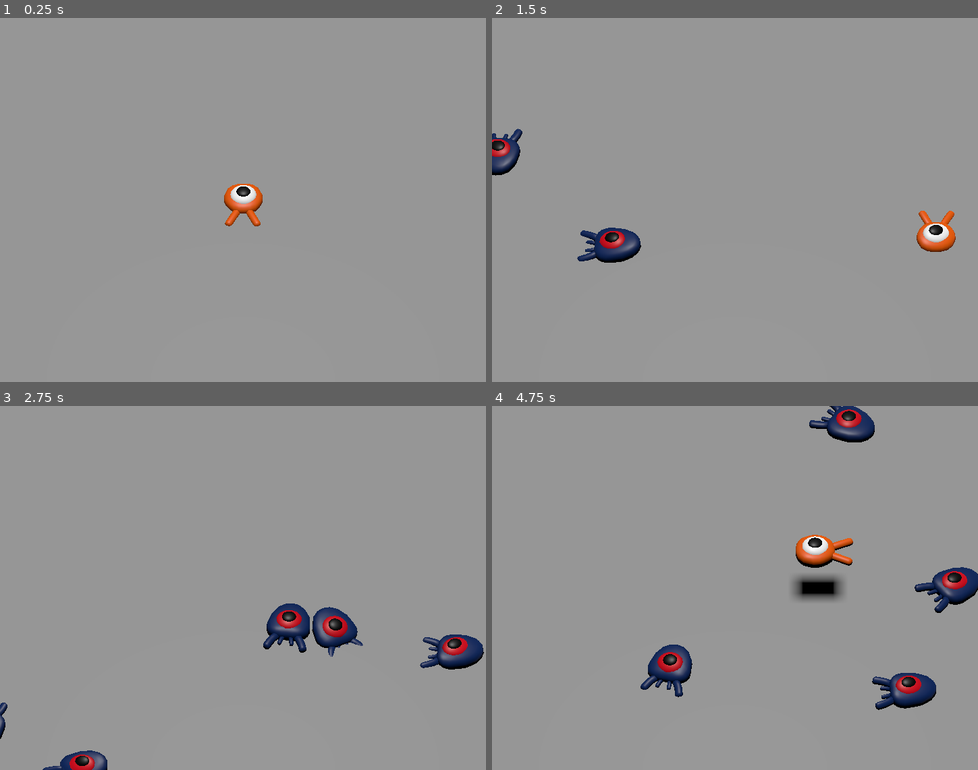
Above: before the commit, frames 1-4 (two rows, left to right).
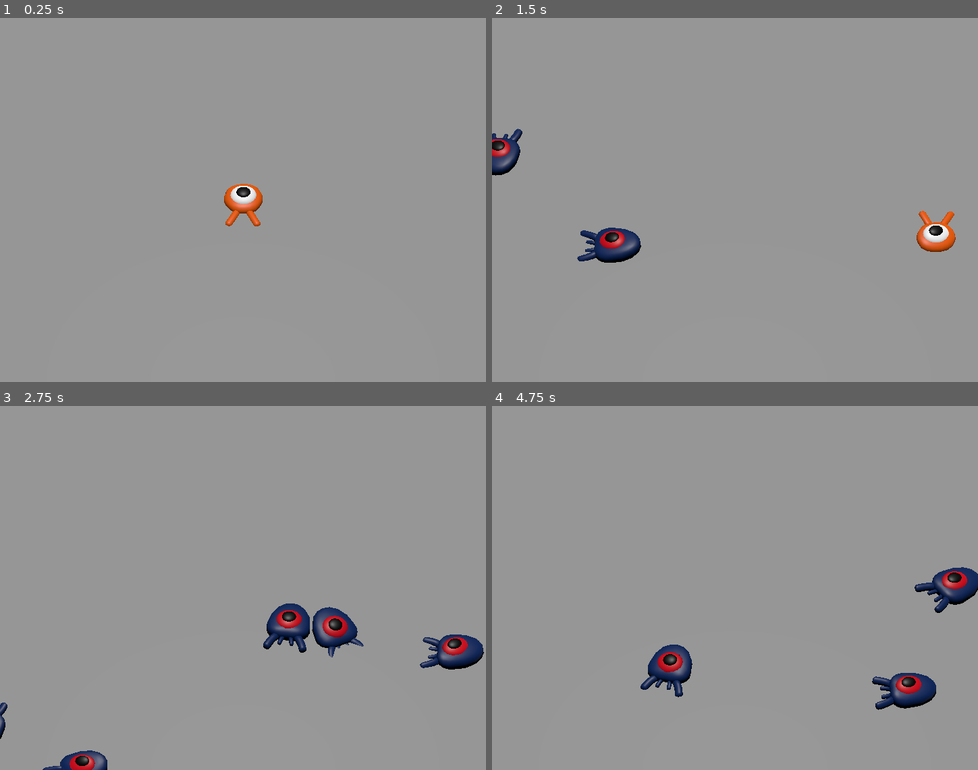
Above: after the commit, the same moments.

Repository: elliotb456/3d-game-practice
Game: Godot game, scene res://scenes/main.tscn
The game is run twice, just before and just after one commit, with the same random seed, the same clock (stepped at 60 frames per second) and the same inputs. The project has no main scene, so this scene is started directly.
Inputs:
- Up to frame 1 (0.25 s): no input
- Up to frame 2 (1.5 s): tap Enter at 0.5 s; hold D (move_right) 0.53-1.28 s; tap Space (jump) at 0.77 s; hold S (move_back) from 1.28 s (still down)
- Up to frame 3 (2.75 s): tap Space (jump) at 1.52 s; release S (move_back) at 2.03 s; hold D (move_right) from 2.03 s (still down)
- Up to frame 4 (4.75 s): release D (move_right) at 2.78 s; hold W (move_forward) 2.78-3.53 s; tap Space (jump) at 3.02, 3.77, 4.52 s; hold A (move_left) from 3.53 s (still down)

The runs differ from the first frame. In frame 1, less than 0.1% of the frame differs, in the area x 46-55%, y 45-58%; in frame 2, less than 0.1%; in frame 3, less than 0.1%; in frame 4, 2.3%, in the area x 34-97%, y 0-84%.
Error after the commit: Invalid access to property or key 'position' on a base object of type 'null instance'. (res://scripts/main.gd:26)

Commit message:
Killing the player functionality
Added a new hitbox to the player to detect collisions with the mobs

Created a signal to fire when the player gets 'hit'

When fired the mobs stop spawning and the player is removed from the process queue

Diff:
--- a/scenes/main.tscn
+++ b/scenes/main.tscn
@@ -85,4 +85,5 @@
 wait_time = 0.5
 autostart = true
 
+[connection signal="hit" from="Player" to="." method="_on_player_hit"]
 [connection signal="timeout" from="Timers/MobTimer" to="." method="_on_mob_timer_timeout"]
--- a/scenes/player.tscn
+++ b/scenes/player.tscn
@@ -4,7 +4,11 @@
 [ext_resource type="Script" uid="uid://b46vpbo7sbam4" path="res://scripts/player.gd" id="1_g2els"]
 
 [sub_resource type="SphereShape3D" id="SphereShape3D_dxwi8"]
-radius = 0.805061
+radius = 0.77057195
+
+[sub_resource type="CylinderShape3D" id="CylinderShape3D_dxwi8"]
+height = 0.25247192
+radius = 0.97998047
 
 [node name="Player" type="CharacterBody3D" unique_id=824250094]
 collision_mask = 6
@@ -17,3 +21,14 @@
 [node name="CollisionShape3D" type="CollisionShape3D" parent="." unique_id=295051970]
 transform = Transform3D(1, 0, 0, 0, 1, 0, 0, 0, 1, 0, 0.80773884, 0)
 shape = SubResource("SphereShape3D_dxwi8")
+
+[node name="MobDetector" type="Area3D" parent="." unique_id=1834820645]
+collision_layer = 0
+collision_mask = 2
+monitorable = false
+
+[node name="CollisionShape3D" type="CollisionShape3D" parent="MobDetector" unique_id=1964771123]
+transform = Transform3D(1, 0, 0, 0, 1, 0, 0, 0, 1, 0, 0.3541627, 0)
+shape = SubResource("CylinderShape3D_dxwi8")
+
+[connection signal="body_entered" from="MobDetector" to="." method="_on_mob_detector_body_entered"]
--- a/scripts/main.gd
+++ b/scripts/main.gd
@@ -28,3 +28,7 @@
 
 	# Spawn the mob by adding it to the Main Scene
 	add_child(mob)
+
+
+func _on_player_hit() -> void:
+	pass # Replace with function body.
--- a/scripts/player.gd
+++ b/scripts/player.gd
@@ -11,6 +11,8 @@
 @export var bounce_impulse = 16
 
 var target_velocity= Vector3.ZERO
+# Emitted when the player is hit by a mob.
+signal hit
 
 
 func _physics_process(delta):
@@ -81,3 +83,12 @@
 	# Moving the character
 	velocity = target_velocity
 	move_and_slide()
+
+
+func die():
+	hit.emit()
+	queue_free()
+
+
+func _on_mob_detector_body_entered(_body):
+	die()
